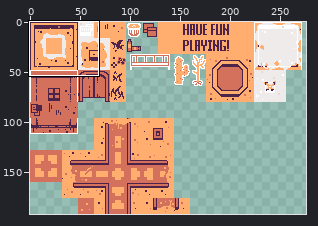
A sprite sheet gets an edit: public/assets/tilesets/tilesetOrange.png. Above: a wide view before the commit, with the close-up outlined.
Close-up. First the earlier version:
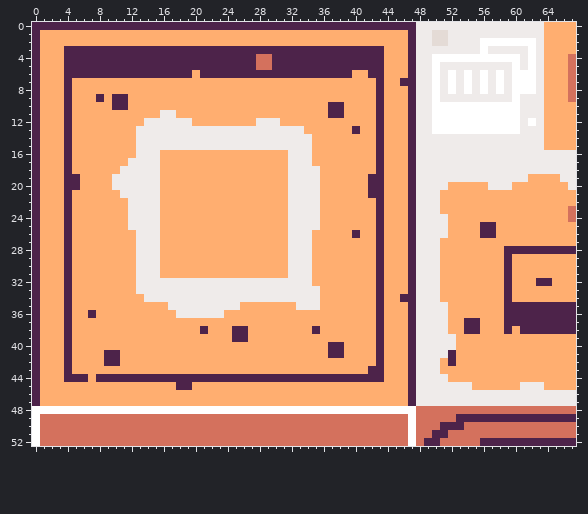
The file is 320x192 pixels. Shown: x 0..67, y 0..52. The wide view leaves out empty margins.
After:
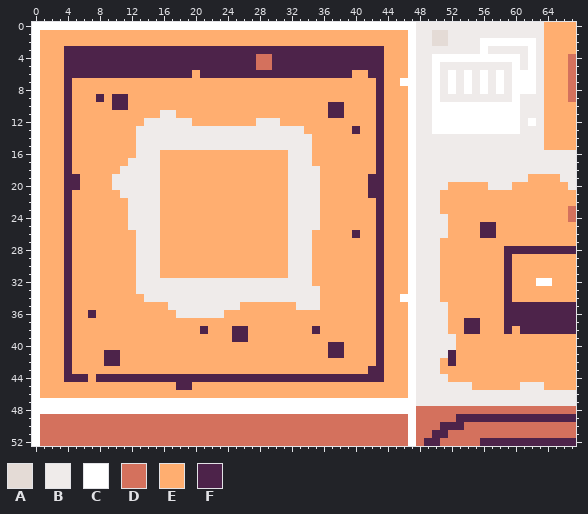
Palette (. is transparent): A #e4dbd6  B #efebea  C #ffffff  D #d4715d  E #ffae70  F #4d234a
The exact change:
y 0: x 0..47 FFFFFFFFFFFFFFFFFFFFFFFFFFFFFFFFFFFFFFFFFFFFFFFF -> CCCCCCCCCCCCCCCCCCCCCCCCCCCCCCCCCCCCCCCCCCCCCCCC
y 1..6: x 0 F -> C; x 47 F -> C
y 7: x 0 F -> C; x 46..47 FF -> CC
y 8..31: x 0 F -> C; x 47 F -> C
y 32: x 0 F -> C; x 47 F -> C; x 63..64 FF -> CC
y 33: x 0 F -> C; x 47 F -> C
y 34: x 0 F -> C; x 46..47 FF -> CC
y 35..46: x 0 F -> C; x 47 F -> C
y 47: x 0..47 FEEEEEEEEEEEEEEEEEEEEEEEEEEEEEEEEEEEEEEEEEEEEEEF -> CCCCCCCCCCCCCCCCCCCCCCCCCCCCCCCCCCCCCCCCCCCCCCCC
Changed places in both close-ups, as pixel boxes (x1, y1, x2, y2):
changed: (32, 22, 416, 406)
changed: (536, 278, 552, 286)
